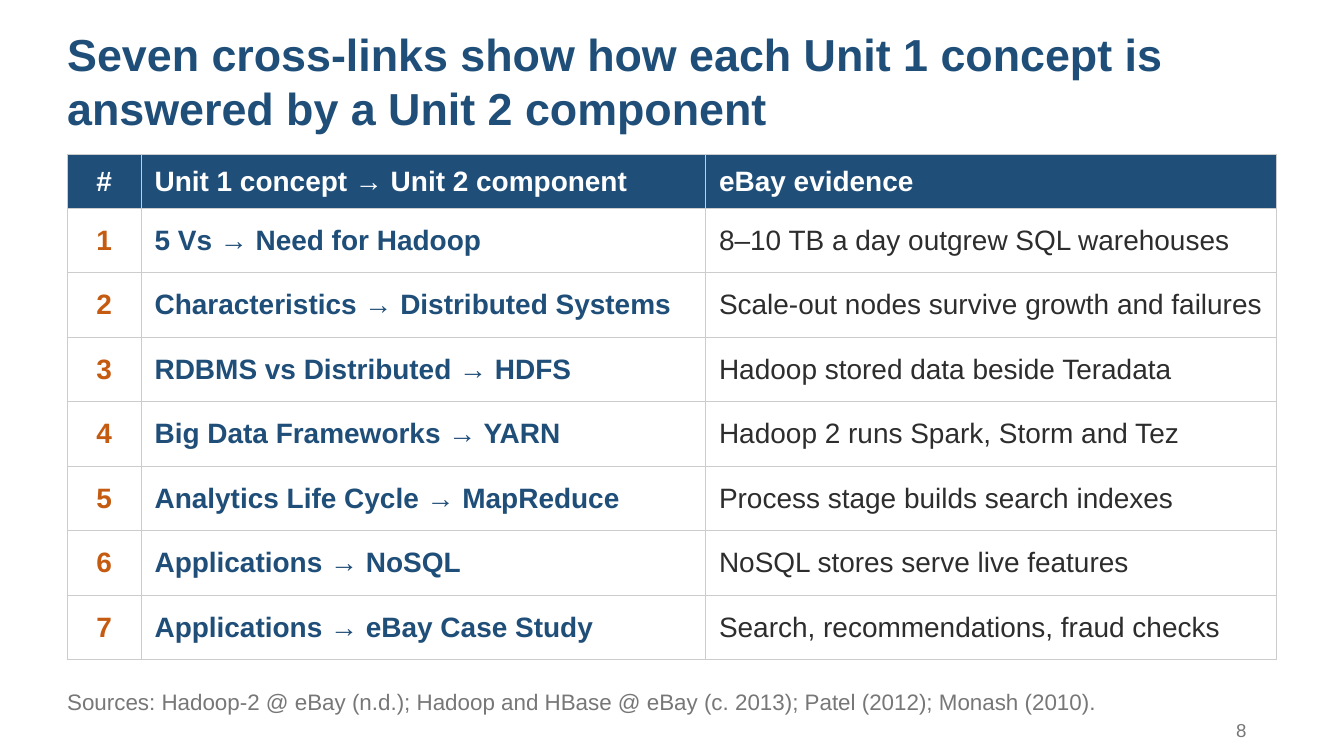
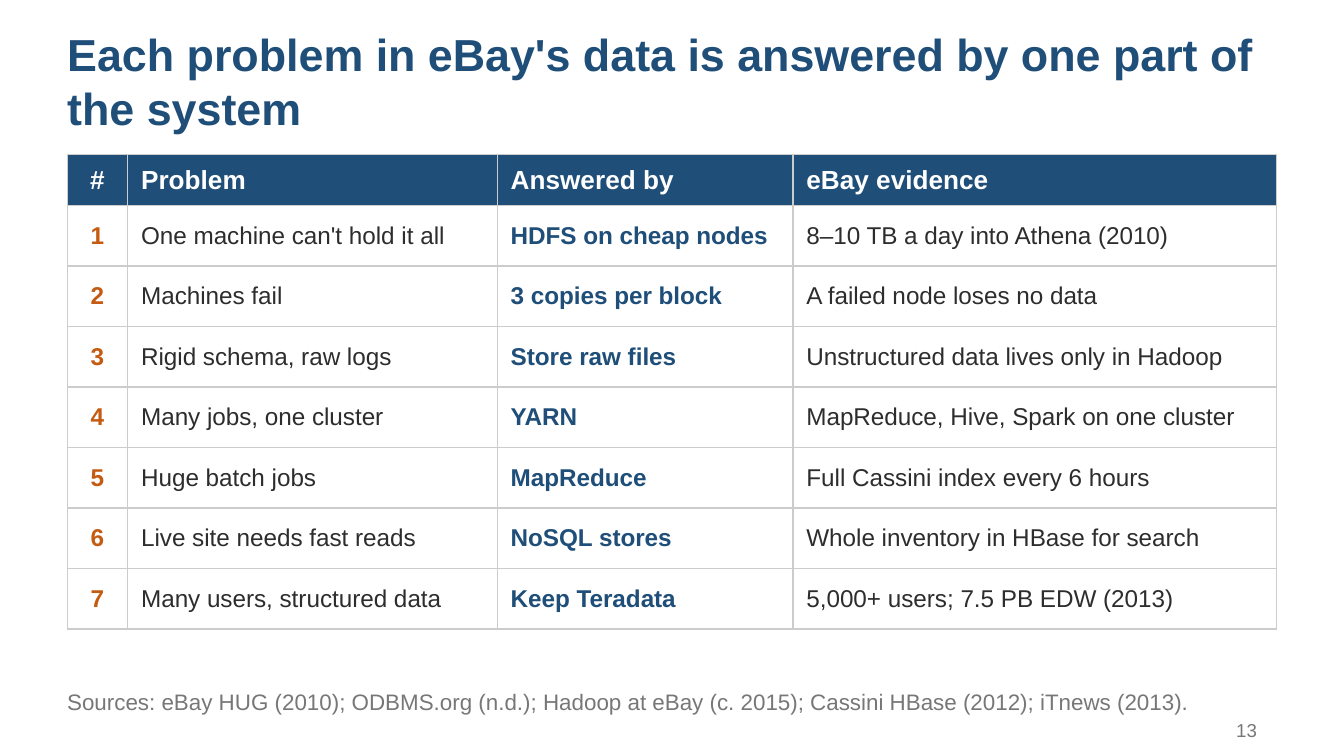
Before and after one commit to msk1039/ebay-bda, a slide deck: slide 13 of ebay-bigdata-fa1.pptx (slide 8 before the commit). Drawn at 1344x756 pixels with LibreOffice and Linux fonts; fonts in the diff are those of the drawing. Boxes give left, top, right and bottom in pixels: in the first picture for what was removed or moved away, otherwise in the second. Text is boxed around its words. In the diff, an @@ line names an element or a change of style, - is before the commit and + after.

```diff
--- a/ebay-bigdata-fa1.pptx
+++ b/ebay-bigdata-fa1.pptx
@@ title at box(67, 38, 1252, 134): text changed @@
-Seven cross-links show how each Unit 1 concept is answered by a Unit 2 component
+Each problem in eBay's data is answered by one part of the system
@@ table at box(67, 155, 1277, 616) @@
-column 2: Unit 1 concept → Unit 2 component | 5 Vs → Need for Hadoop | Characteristics → Distributed Systems | RDBMS vs Distributed → HDFS | Big Data Frameworks → YARN | Analytics Life Cycle → MapReduce | Applications → NoSQL | Applications → eBay Case Study
-column 3: eBay evidence | 8–10 TB a day outgrew SQL warehouses | Scale-out nodes survive growth and failures | Hadoop stored data beside Teradata | Hadoop 2 runs Spark, Storm and Tez | Process stage builds search indexes | NoSQL stores serve live features | Search, recommendations, fraud checks
+column 2: Problem | One machine can't hold it all | Machines fail | Rigid schema, raw logs | Many jobs, one cluster | Huge batch jobs | Live site needs fast reads | Many users, structured data
+column 3: Answered by | HDFS on cheap nodes | 3 copies per block | Store raw files | YARN | MapReduce | NoSQL stores | Keep Teradata
+column 4: eBay evidence | 8–10 TB a day into Athena (2010) | A failed node loses no data | Unstructured data lives only in Hadoop | MapReduce, Hive, Spark on one cluster | Full Cassini index every 6 hours | Whole inventory in HBase for search | 5,000+ users; 7.5 PB EDW (2013)
@@ text at box(67, 694, 1188, 715): text changed @@
-Sources: Hadoop-2 @ eBay (n.d.); Hadoop and HBase @ eBay (c. 2013); Patel (2012); Monash (2010).
+Sources: eBay HUG (2010); ODBMS.org (n.d.); Hadoop at eBay (c. 2015); Cassini HBase (2012); iTnews (2013).
@@ page number at box(1236, 724, 1257, 737): text changed @@
-8
+13
```
Also in this commit, not shown: 5 other slides changed, 9 slides added, 4 slides removed, 3 other files.
